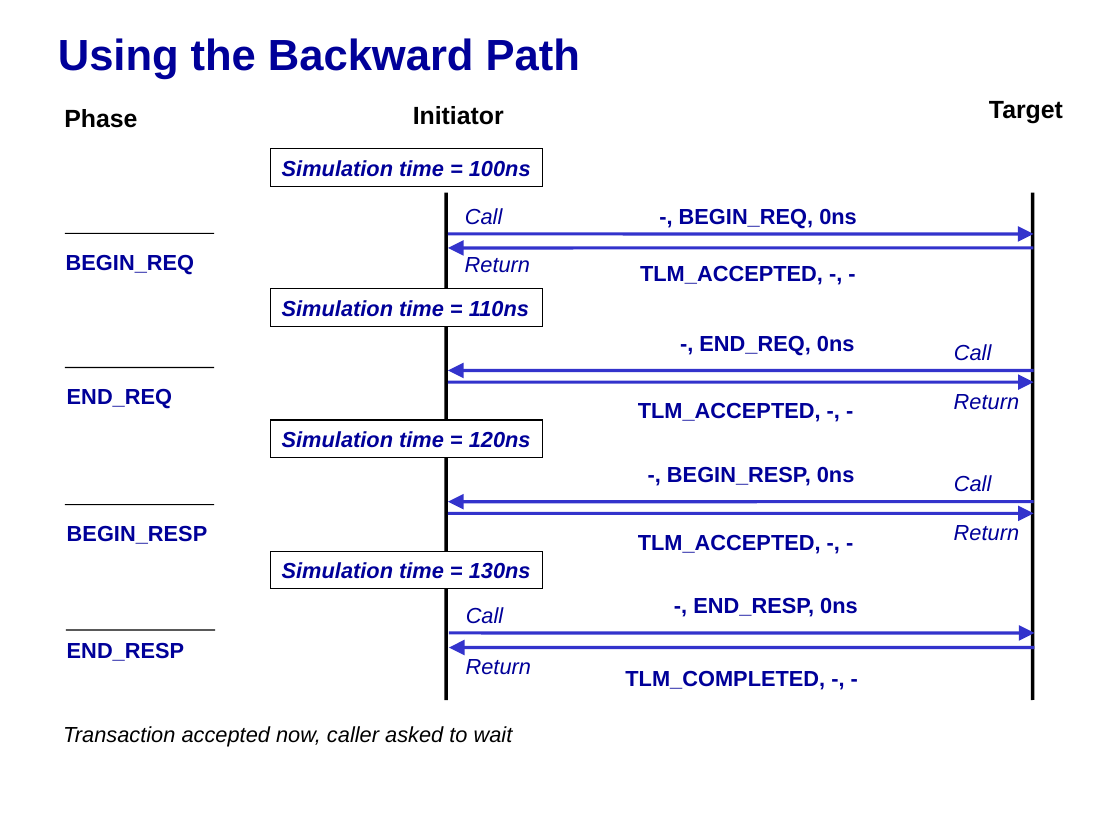
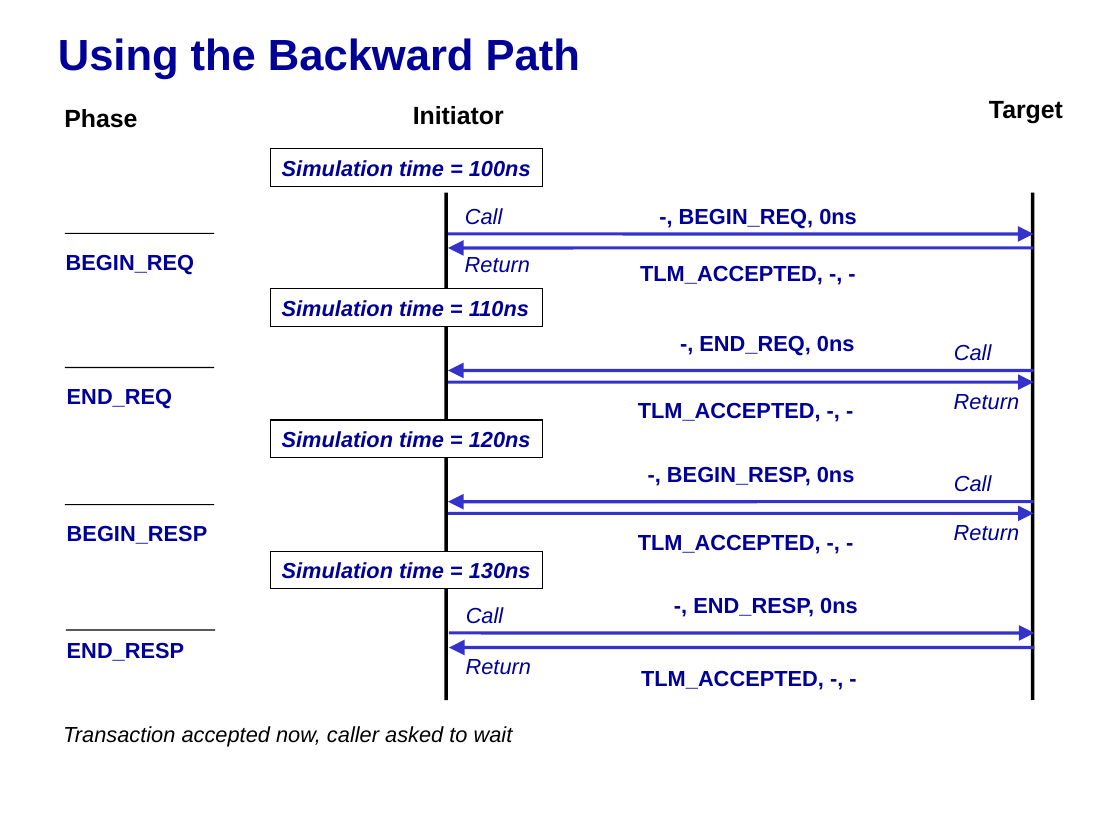
Before and after one commit to accellera-official/systemc, a slide deck: slide 36 of docs/release/TLM_2_0_presentation.ppt. Drawn at 1120x840 pixels with LibreOffice and Linux fonts; fonts in the diff are those of the drawing; background and template pictures are left out. Boxes give left, top, right and bottom in pixels: in the first picture for what was removed or moved away, otherwise in the second. Text is boxed around its words. In the diff, an @@ line names an element or a change of style, - is before the commit and + after.

```diff
--- a/docs/release/TLM_2_0_presentation.ppt
+++ b/docs/release/TLM_2_0_presentation.ppt
@@ text at <box>641,670,824,690</box>: text changed @@
-TLM_COMPLETED, -, -
+TLM_ACCEPTED, -, -
```
Also in this commit, not shown: 5 other slides changed, 2 other files.
